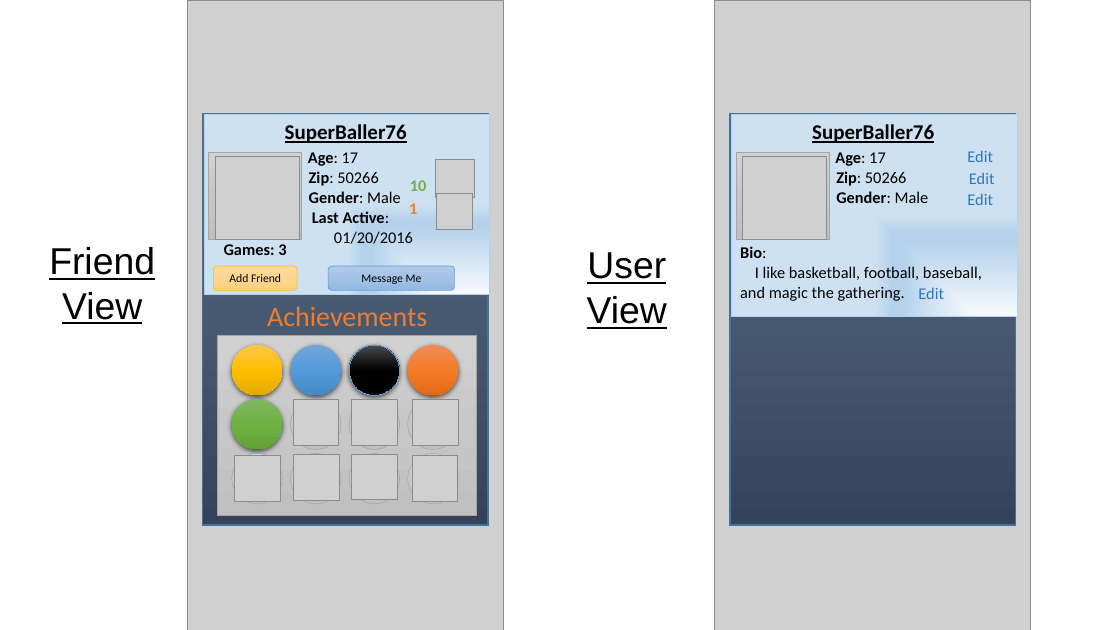
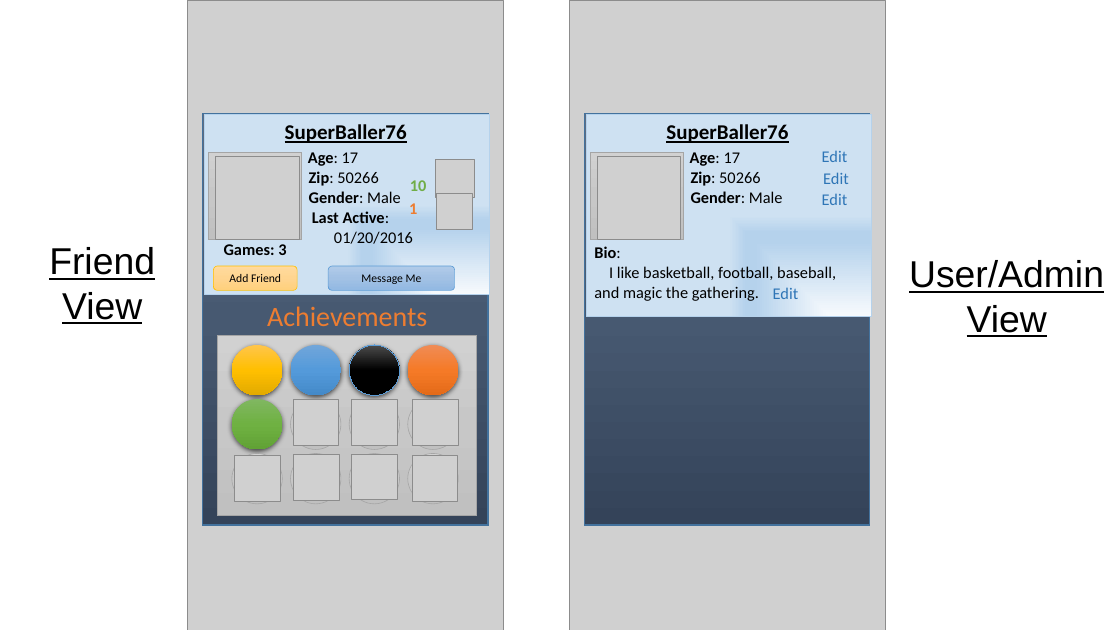
Before and after one commit to gfoudree/whosplayin, a slide deck: slide 11 of Storyboard Design.pptx (slide 10 before the commit). Drawn at 1120x630 pixels with LibreOffice and Linux fonts; fonts in the diff are those of the drawing; grey boxes stand for pictures. Boxes give left, top, right and bottom in pixels: in the first picture for what was removed or moved away, otherwise in the second. Text is boxed around its words. In the diff, an @@ line names an element or a change of style, - is before the commit and + after.

Commit message:
Storyboard
Added message view, and edited the game view

```diff
--- a/Storyboard Design.pptx
+++ b/Storyboard Design.pptx
@@ 9 texts, 3 rectangles, 2 pictures: place and size @@
-9 texts, 3 rectangles, 2 pictures at (715, 0, 1031, 630)
+9 texts, 3 rectangles, 2 pictures at (569, 0, 885, 630)
@@ text "User/Admin": place and size @@
-text "User/Admin" at (587, 252, 667, 329)
+text "User/Admin" at (909, 260, 1104, 337)
@@ text at (909, 260, 1104, 293): text changed @@
-User
+User/Admin
```
Also in this commit, not shown: 1 other slide changed, 2 slides added, 1 slide removed, 1 other file.
